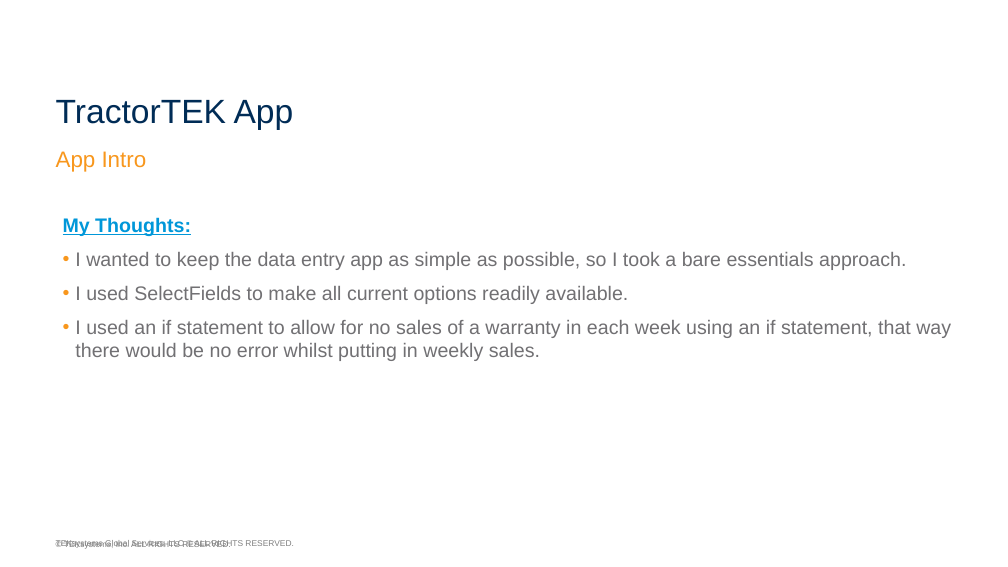
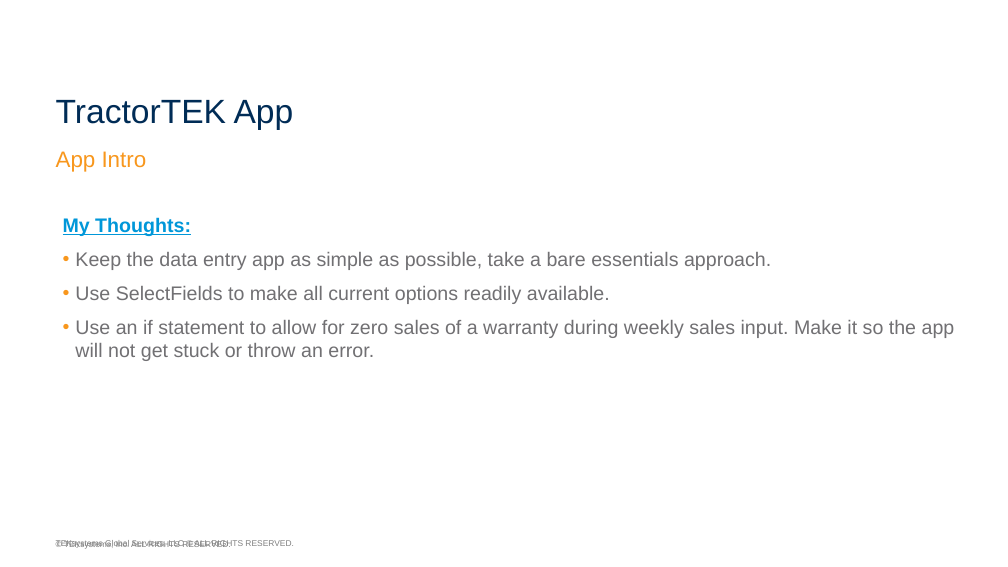
Before and after one commit to nategatz3/tek-gatz-capstone1, a slide deck: slide 3 of CapPres/CapPresentation.pptx. Drawn at 1008x567 pixels with LibreOffice and Linux fonts; fonts in the diff are those of the drawing; background and template pictures are left out. Boxes give left, top, right and bottom in pixels: in the first picture for what was removed or moved away, otherwise in the second. Text is boxed around its words. In the diff, an @@ line names an element or a change of style, - is before the commit and + after.

```diff
--- a/CapPres/CapPresentation.pptx
+++ b/CapPres/CapPresentation.pptx
@@ text at <box>75,252,955,361</box>: text changed @@
-• I wanted to keep the data entry app as simple as possible, so I took a bare essentials approach.
-• I used SelectFields to make all current options readily available.
-• I used an if statement to allow for no sales of a warranty in each week using an if statement, that way there would be no error whilst putting in weekly sales.
+• Keep the data entry app as simple as possible, take a bare essentials approach.
+• Use SelectFields to make all current options readily available.
+• Use an if statement to allow for zero sales of a warranty during weekly sales input. Make it so the app will not get stuck or throw an error.
```
Also in this commit, not shown: 2 other slides changed.
